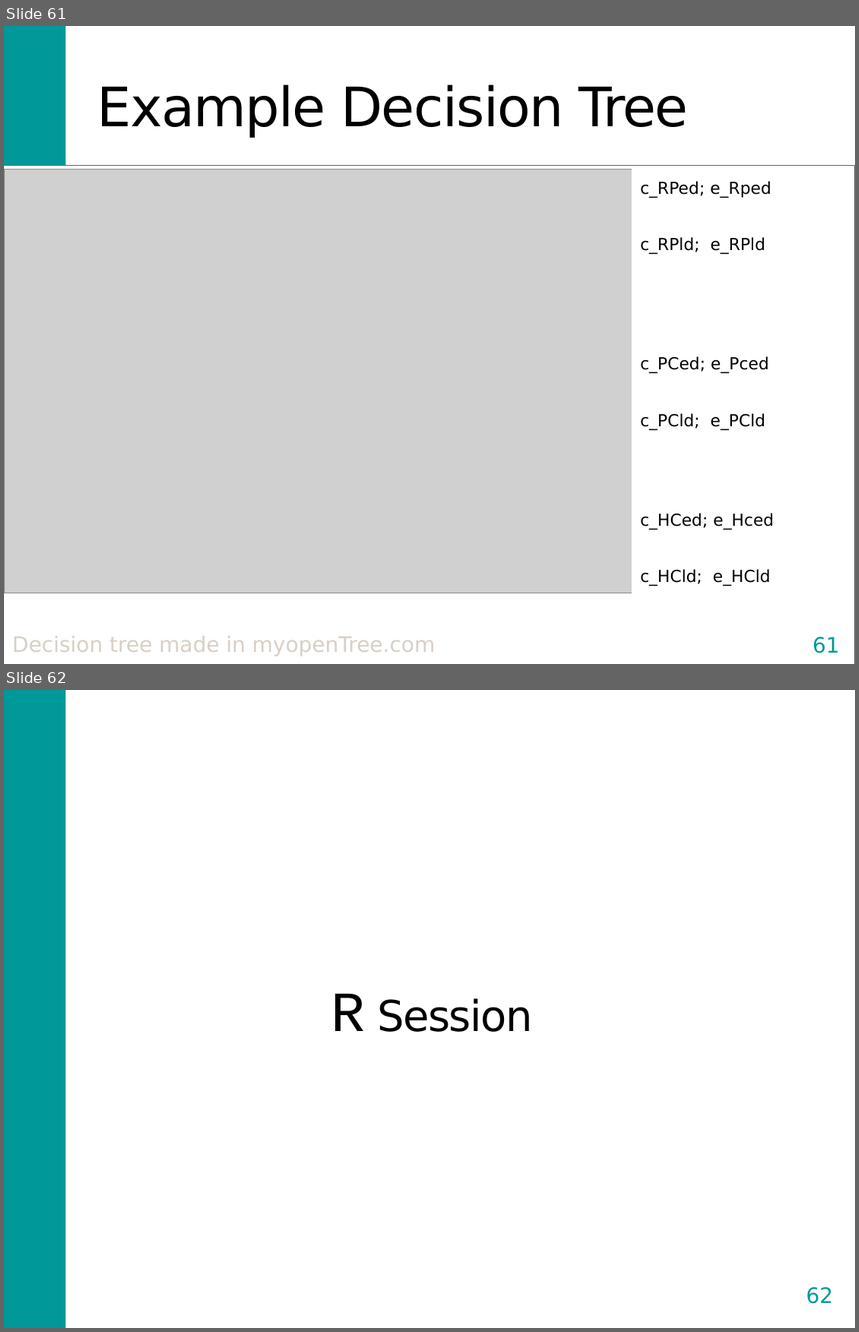
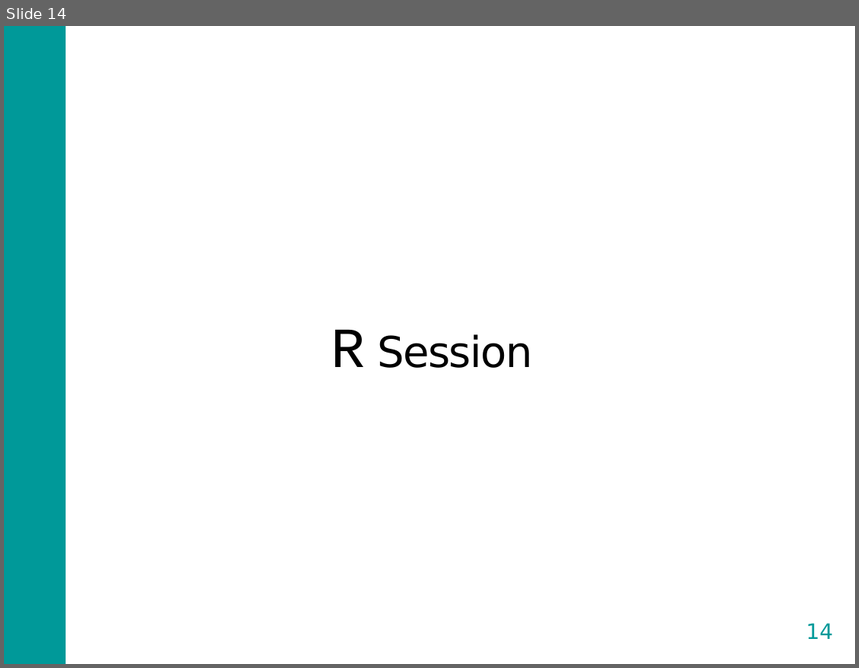
Before and after one commit to DARTH-git/Course-Modularization, a slide deck: Decision trees/Slides/CEA and Decision Modeling Overview_with Decision tree slides.pptx. Shown one above the other, each under a label of ours: slides 61 and 62 before the commit, slide 14 after it. The pictures are 859x1332 and 859x668 pixels, drawn with LibreOffice and Linux fonts; fonts in the diff are those of the drawing; grey boxes stand for pictures. Boxes give left, top, right and bottom in pixels: in the first picture for what was removed or moved away, otherwise in the second. Text is boxed around its words. In the diff, an @@ line names an element or a change of style, - is before the commit and + after.

```diff
--- a/Decision trees/Slides/CEA and Decision Modeling Overview_with Decision tree slides.pptx
+++ b/Decision trees/Slides/CEA and Decision Modeling Overview_with Decision tree slides.pptx
@@ slide 61 removed at (4, 26, 855, 664), background #FFFFFF; not listed: 1 template element that a slide beside it also shows @@
@@ title removed at (97, 85, 689, 138) @@
-Example Decision Tree
@@ rectangle removed at (4, 166, 855, 664) @@
@@ picture removed at (4, 169, 758, 593) @@
@@ rectangle removed at (633, 169, 834, 616) @@
-c_RPed; e_Rped
-c_RPld; e_RPld
-c_PCed; e_Pced
-c_PCld; e_PCld
-c_HCed; e_Hced
-c_HCld; e_HCld
@@ text removed at (12, 636, 436, 657) @@
-Decision tree made in myopenTree.com
@@ page number removed at (800, 627, 852, 664) @@
-61
@@ what was slide 62 is now slide 14 @@
@@ page number at (807, 623, 834, 639): text changed @@
-62
+14
```
Also in this commit, not shown: 4 slides changed, 47 other slides removed, 13 other files.
